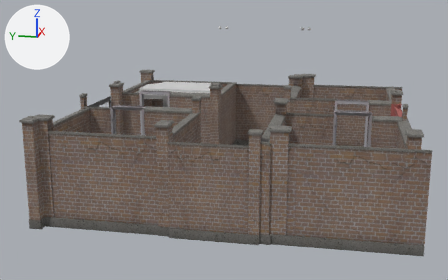
Before and after pictures for a commit that changed the glTF model images/stage.glb.
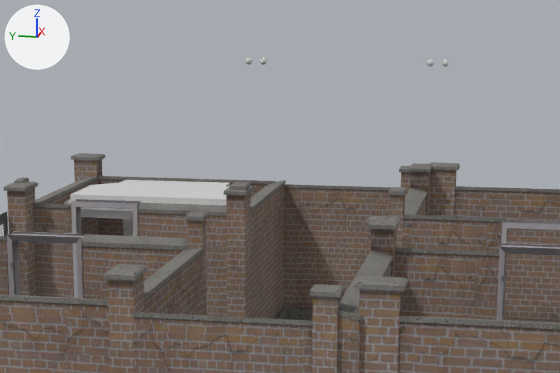
Old and new are each drawn whole from a 50 mm lens placed at (-31.8, -5.3, 10.3), pointed at (-0.7, 0.9, 2.5) and again close up on the part from 24% to 81% of the width and 0% to 61% of the height. Lighting does not change. The marker at upper left points along +X, +Y and +Z. Where no turn or scale is listed for an object, it has been applied to the vertices.

Names of what the first close-up shows: '10061_Wall_SG_V1.003', '10061_Wall_SG_V1.004', '10061_Wall_SG_V1.009', '10061_Wall_SG_V1.011', '10061_Wall_SG_V1.012', '10061_Wall_SG_V1.021', '10061_Wall_SG_V1.022', '10061_Wall_SG_V1.044', '10061_Wall_SG_V1.045', '10061_Wall_SG_V1.046', '10061_Wall_SG_V1.048', '10061_Wall_SG_V1.051', 'Box01'.
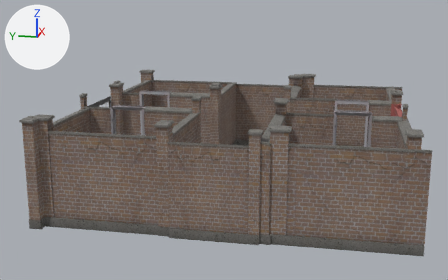
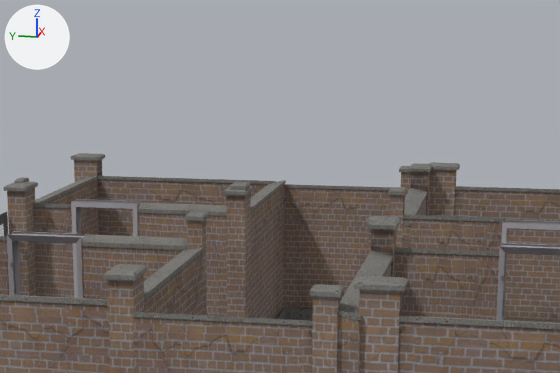
Boxes [x1, y1, x2, y2] around the edits, measured in the close-ups (560 x 373 px):
'Box01', deleted: before [64, 180, 230, 236]
'10061_Wall_SG_V1.012', unchanged, uncovered by the edit: [71, 153, 276, 236] in both

Diff of the bpy script that builds the scene:
```diff
--- a/images/stage.glb.py
+++ b/images/stage.glb.py
@@ ob_box01 @@
-ob_box01 = bpy.data.objects.new('Box01', me_box01)
-ob_box01.location = (6.16, 5.33, 0.55)
```
